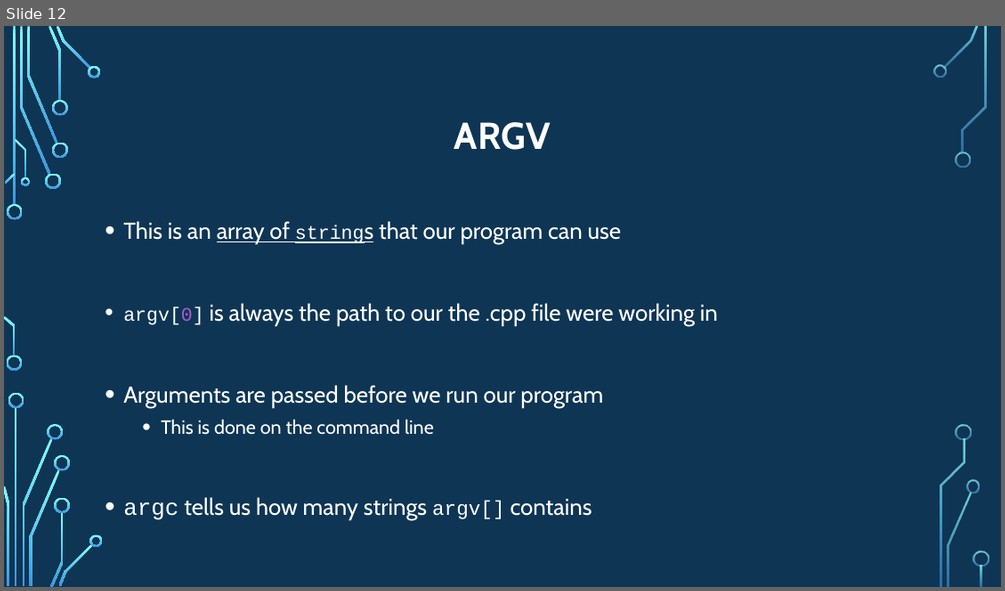
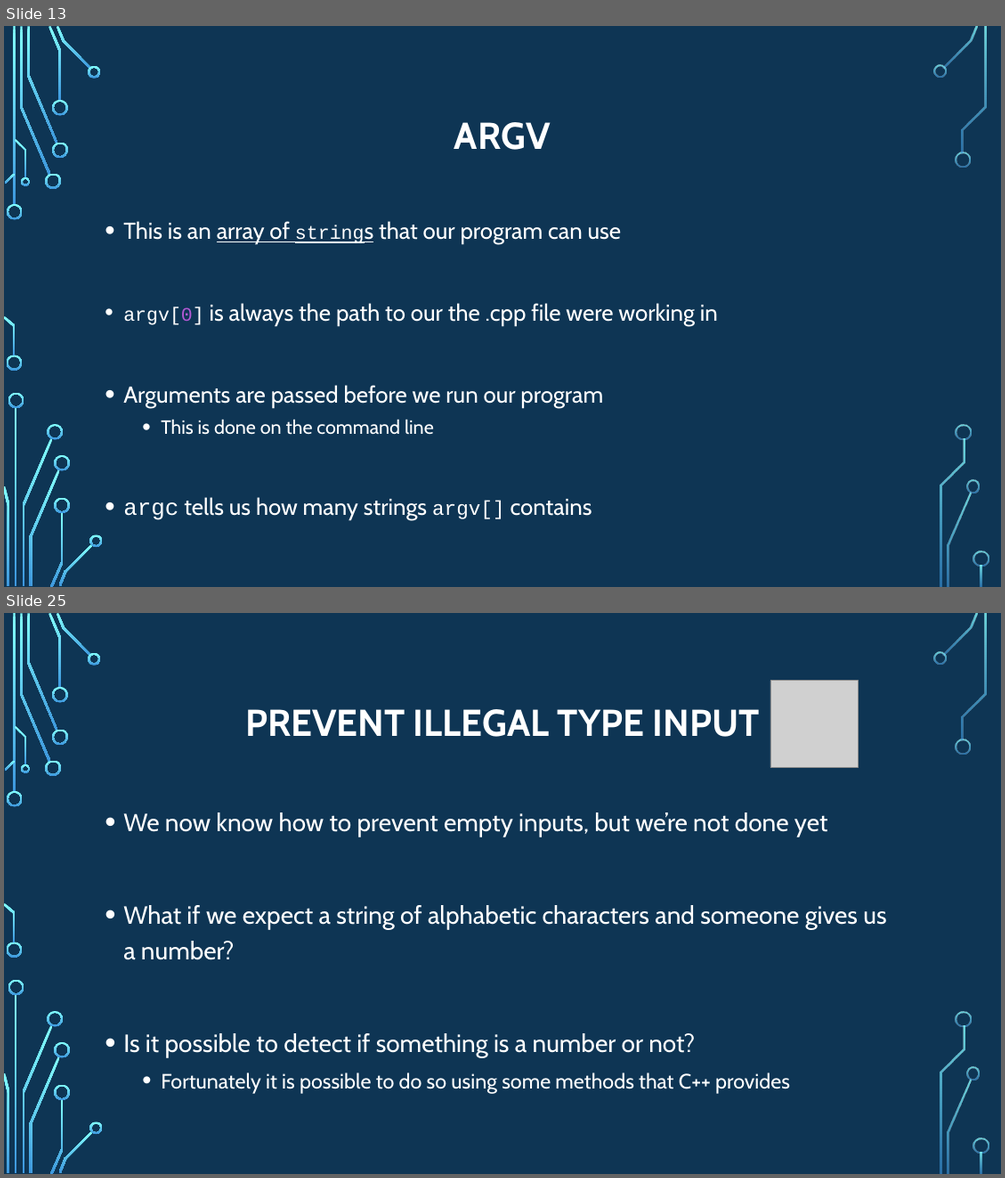
Before and after one commit to psypdt/ZIS_C-_Summer_Course_2019, a slide deck: Day_4/Day_4.pptx. Shown one above the other, each under a label of ours: slide 12 before the commit, slides 13 and 25 after it; the slides between them are not shown. The pictures are 1005x591 and 1005x1178 pixels, drawn with LibreOffice and Linux fonts; fonts in the diff are those of the drawing; grey boxes stand for pictures; background and template pictures are left out. Boxes give left, top, right and bottom in pixels: in the first picture for what was removed or moved away, otherwise in the second. Text is boxed around its words. In the diff, an @@ line names an element or a change of style, - is before the commit and + after.

```diff
--- a/Day_4/Day_4.pptx
+++ b/Day_4/Day_4.pptx
@@ slide 25 added at (4, 613, 1001, 1174), background picture (left out); not listed: 36 template elements that a slide beside it also shows @@
@@ picture added at (770, 681, 858, 768) @@
@@ title added at (245, 709, 760, 737), 36 pt, text #FFFFFF, bold @@
+PREVENT ILLEGAL TYPE INPUT
@@ text added at (123, 812, 886, 1094), 24 pt, text #FFFFFF @@
+• We now know how to prevent empty inputs, but we’re not done yet
+• What if we expect a string of alphabetic characters and someone gives us a number?
+• Is it possible to detect if something is a number or not?
+  • Fortunately it is possible to do so using some methods that C++ provides
@@ what was slide 12 is now slide 13 @@
```
Also in this commit, not shown: 13 other slides added, 1 slide removed, 2 other files.
